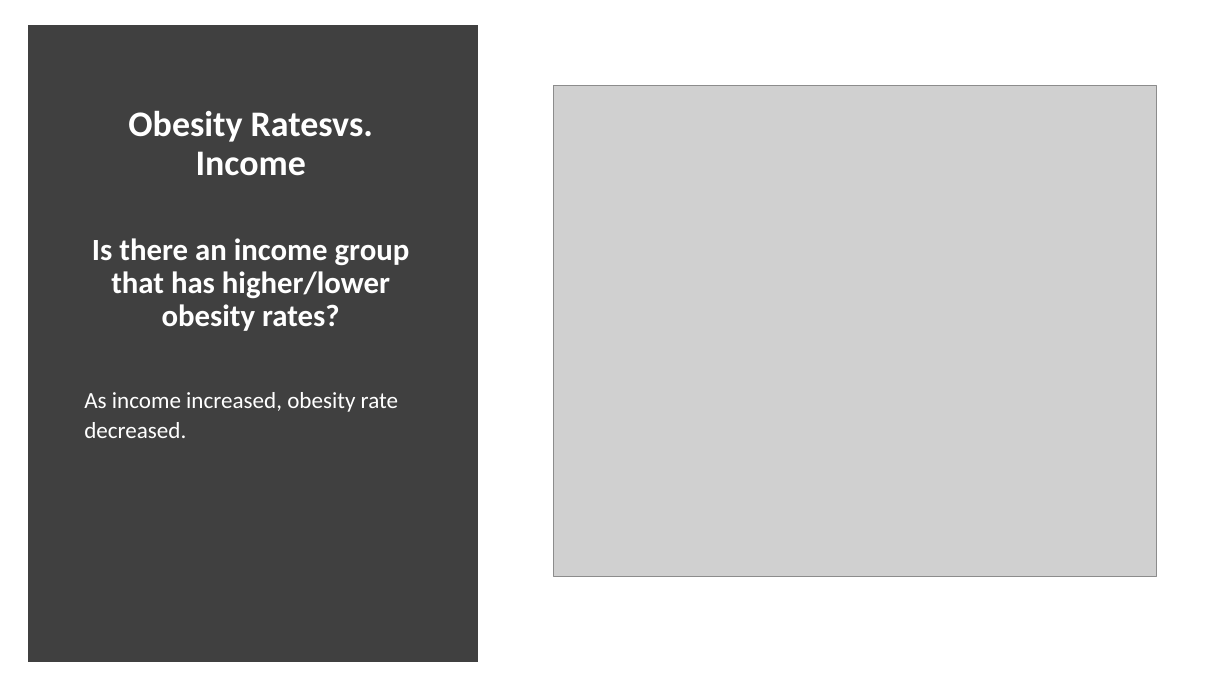
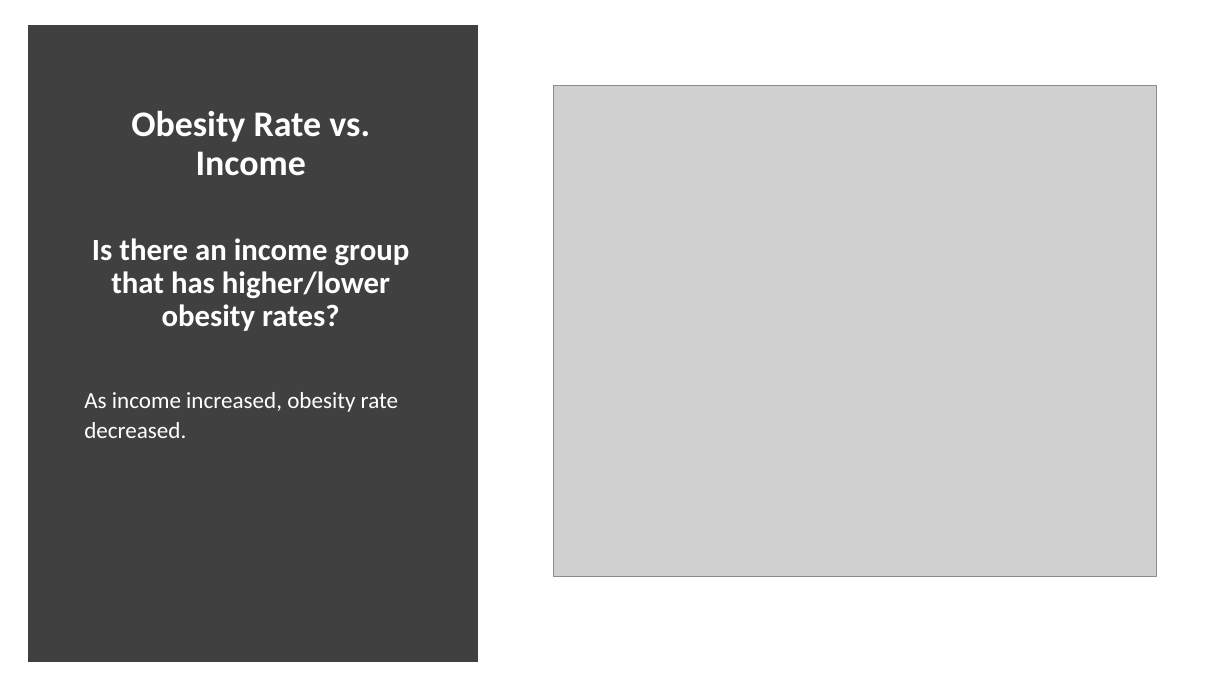
Before and after one commit to atpappa/Project1, a slide deck: slide 12 of Project 1 - 8-3-20 - 2.pptx (slide 11 before the commit). Drawn at 1232x693 pixels with LibreOffice and Linux fonts; fonts in the diff are those of the drawing; grey boxes stand for pictures. Boxes give left, top, right and bottom in pixels: in the first picture for what was removed or moved away, otherwise in the second. Text is boxed around its words. In the diff, an @@ line names an element or a change of style, - is before the commit and + after.

```diff
--- a/Project 1 - 8-3-20 - 2.pptx
+++ b/Project 1 - 8-3-20 - 2.pptx
@@ text at box(131, 110, 370, 176): text changed @@
-Obesity Ratesvs. Income
+Obesity Rate vs. Income
```
Also in this commit, not shown: 1 slide added.
